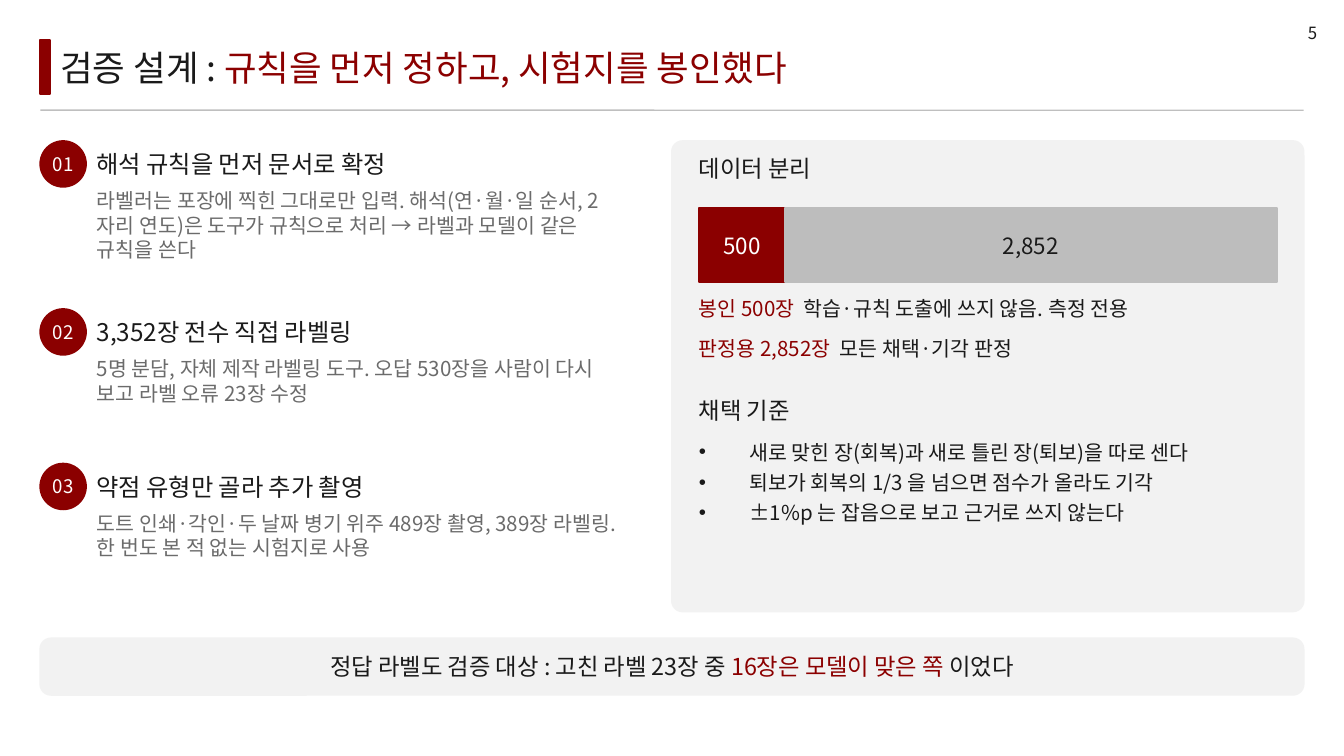
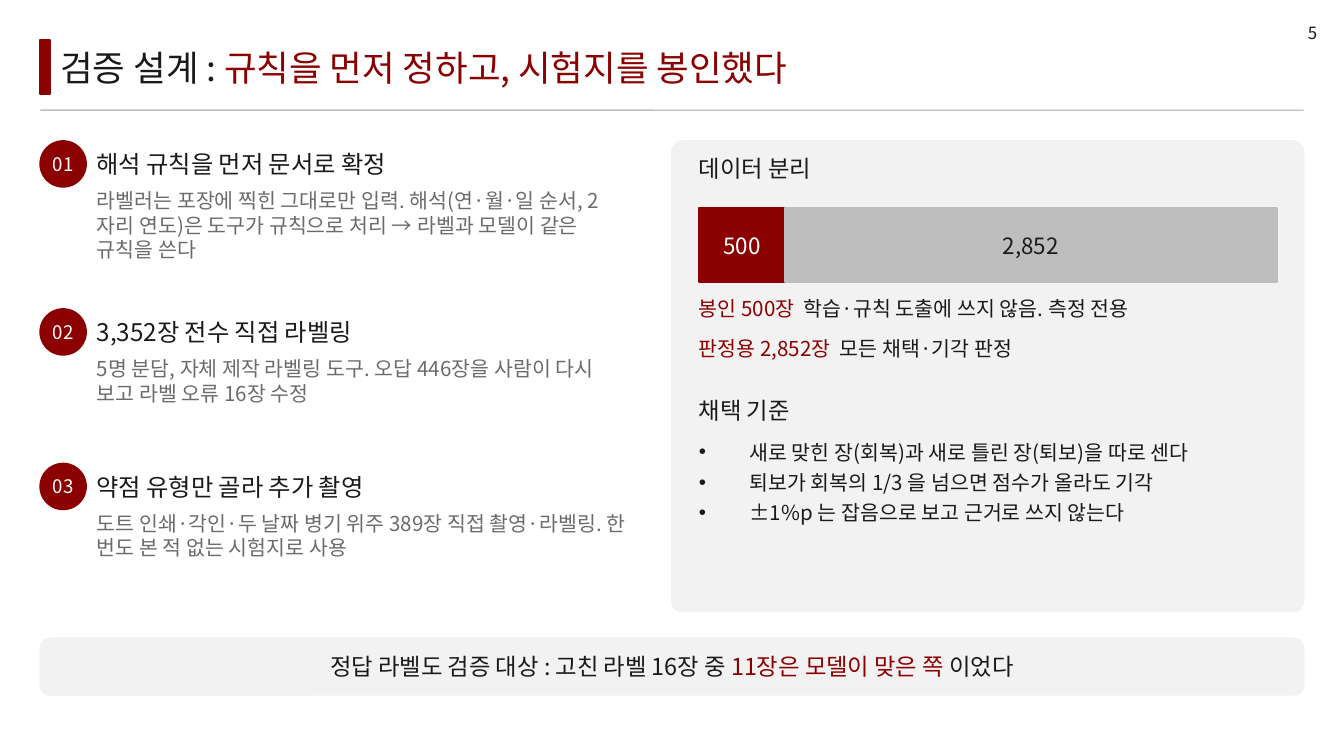
Before and after one commit to LEEbyeongchul/itda3-CODE-subway, a slide deck: slide 5 of 발표/[CODE]_서브웨이_본선발표.pptx. Drawn at 1344x756 pixels with LibreOffice and Linux fonts; fonts in the diff are those of the drawing. Boxes give left, top, right and bottom in pixels: in the first picture for what was removed or moved away, otherwise in the second. Text is boxed around its words. In the diff, an @@ line names an element or a change of style, - is before the commit and + after.

```diff
--- a/발표/[CODE]_서브웨이_본선발표.pptx
+++ b/발표/[CODE]_서브웨이_본선발표.pptx
@@ text at [97, 359, 594, 403]: text changed @@
-5명 분담, 자체 제작 라벨링 도구. 오답 530장을 사람이 다시 보고 라벨 오류 23장 수정
+5명 분담, 자체 제작 라벨링 도구. 오답 446장을 사람이 다시 보고 라벨 오류 16장 수정
@@ text at [97, 514, 625, 557]: text changed @@
-도트 인쇄·각인·두 날짜 병기 위주 489장 촬영, 389장 라벨링. 한 번도 본 적 없는 시험지로 사용
+도트 인쇄·각인·두 날짜 병기 위주 389장 직접 촬영·라벨링. 한 번도 본 적 없는 시험지로 사용
@@ text at [330, 655, 1013, 677]: text changed @@
-정답 라벨도 검증 대상 : 고친 라벨 23장 중 16장은 모델이 맞은 쪽 이었다
+정답 라벨도 검증 대상 : 고친 라벨 16장 중 11장은 모델이 맞은 쪽 이었다
```
Also in this commit, not shown: 1 other slide changed, 2 other files.
